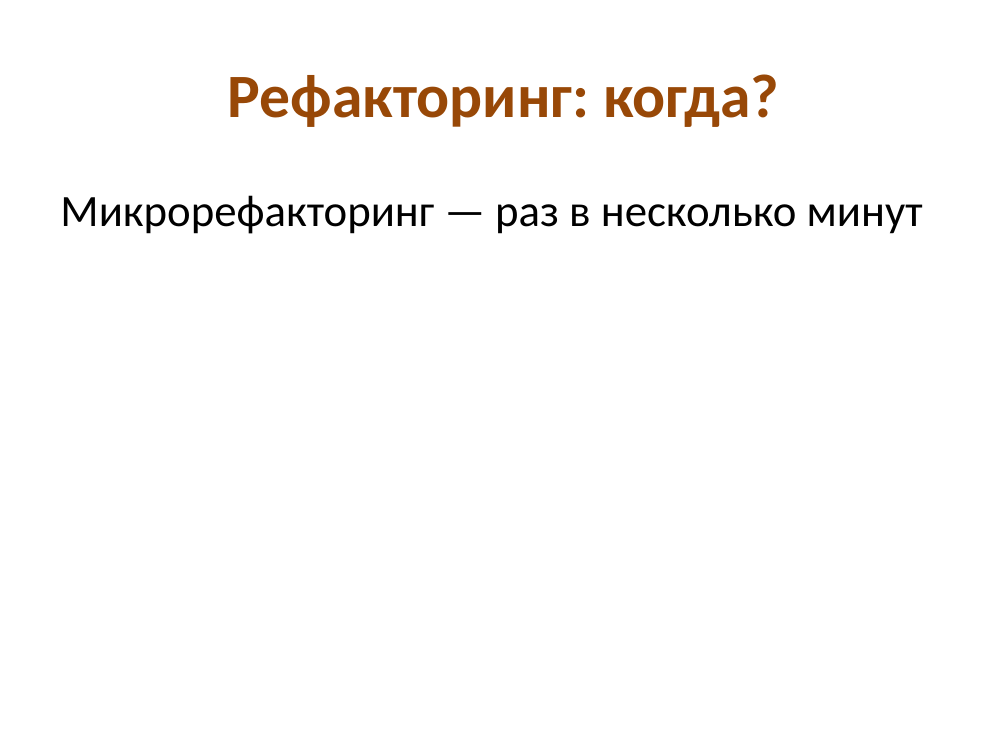
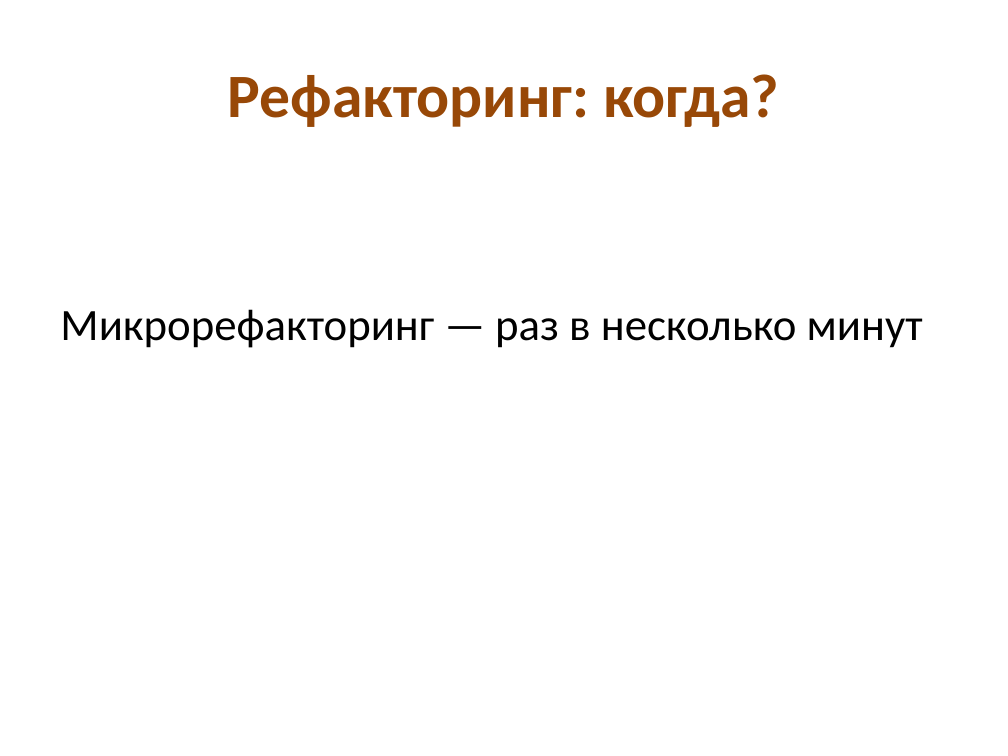
Before and after one commit to kontur-edu/intern-2014, a slide deck: slide 16 of 01-CleanCode/CleanCode.pptx. Drawn at 1008x756 pixels with LibreOffice and Linux fonts; fonts in the diff are those of the drawing. Boxes give left, top, right and bottom in pixels: in the first picture for what was removed or moved away, otherwise in the second. Text is boxed around its words. In the diff, an @@ line names an element or a change of style, - is before the commit and + after.

```diff
--- a/01-CleanCode/CleanCode.pptx
+++ b/01-CleanCode/CleanCode.pptx
@@ text "Микрорефакторинг — раз в несколько ...": place and size @@
-text "Микрорефакторинг — раз в несколько ..." at (60, 195, 923, 234)
+text "Микрорефакторинг — раз в несколько ..." at (60, 309, 923, 348)
```
Also in this commit, not shown: 13 other slides changed, 6 slides added, 1 slide removed, 8 other files.
